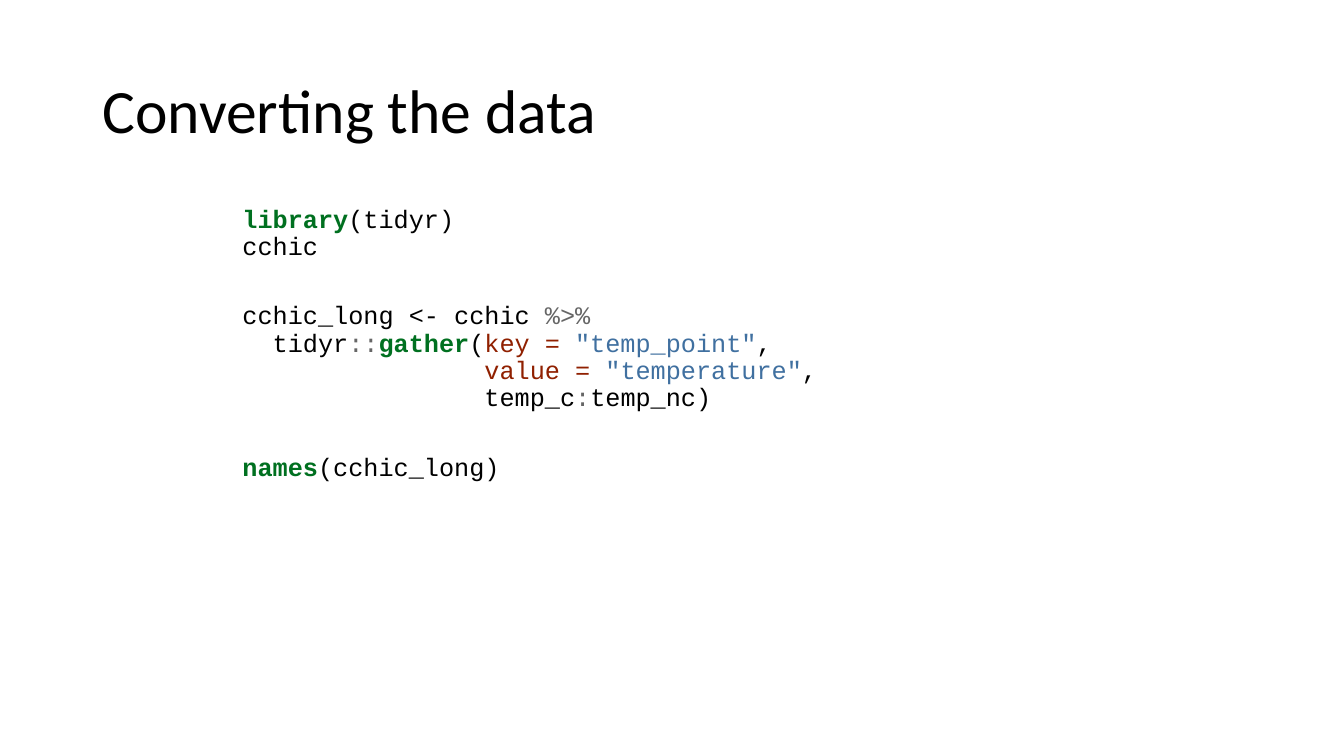
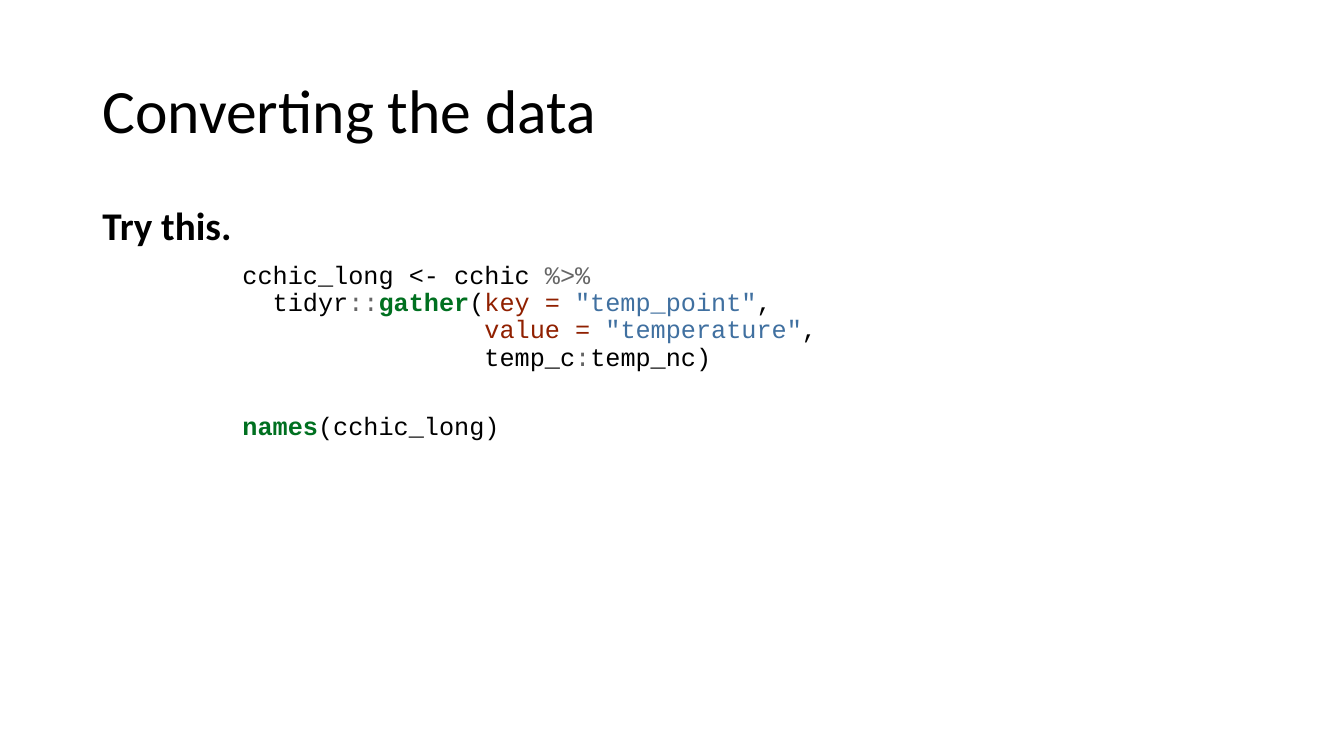
Before and after one commit to ClinicianCoders/ClinicianCoders, a slide deck: slide 31 of Workshops/Workshop4.pptx (slide 29 before the commit). Drawn at 1344x756 pixels with LibreOffice and Linux fonts; fonts in the diff are those of the drawing. Boxes give left, top, right and bottom in pixels: in the first picture for what was removed or moved away, otherwise in the second. Text is boxed around its words. In the diff, an @@ line names an element or a change of style, - is before the commit and + after.

```diff
--- a/Workshops/Workshop4.pptx
+++ b/Workshops/Workshop4.pptx
@@ text at [102, 212, 817, 441]: text changed @@
-library(tidyr)
-cchic
-cchic_long <- cchic %>%
-tidyr::gather(key = "temp_point",
-value = "temperature",
-temp_c:temp_nc)
-names(cchic_long)
+Try this.
+cchic_long <- cchic %>%
+tidyr::gather(key = "temp_point",
+value = "temperature",
+temp_c:temp_nc)
+names(cchic_long)
```
Also in this commit, not shown: 11 other slides changed, 2 slides added, 7 other files.
